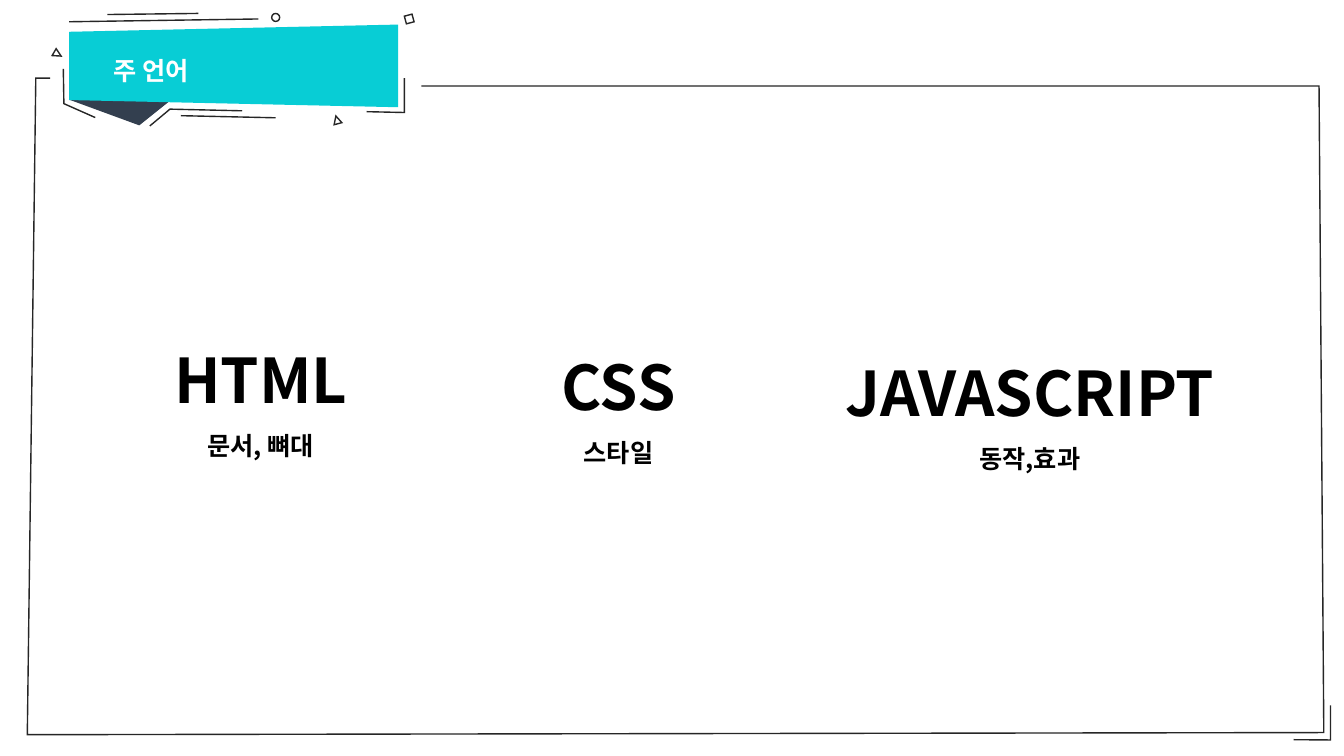
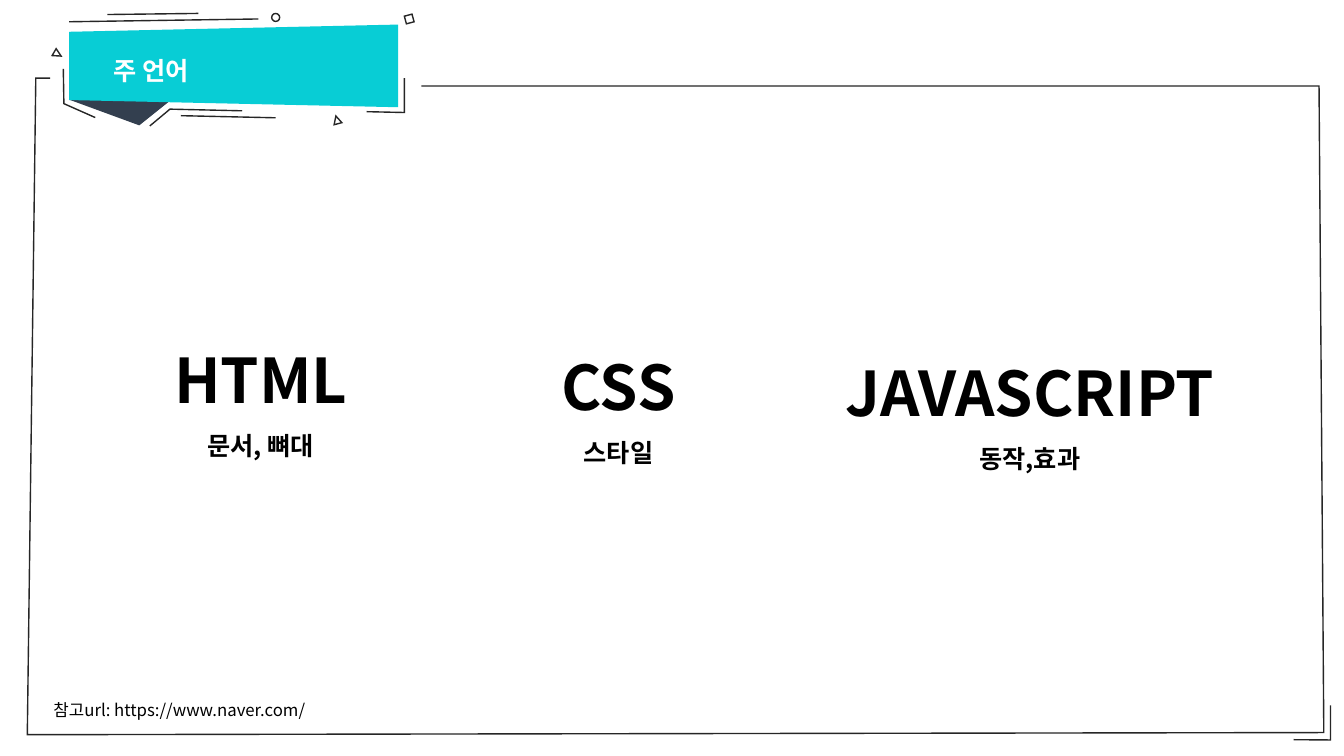
Before and after one commit to sumn-2020/lecture, a slide deck: slide 3 of 강의자료.pptx. Drawn at 1344x756 pixels with LibreOffice and Linux fonts; fonts in the diff are those of the drawing. Boxes give left, top, right and bottom in pixels: in the first picture for what was removed or moved away, otherwise in the second. Text is boxed around its words. In the diff, an @@ line names an element or a change of style, - is before the commit and + after.

```diff
--- a/강의자료.pptx
+++ b/강의자료.pptx
@@ text added at [53, 702, 305, 720], 12 pt, text #000000 @@
+참고url: https://www.naver.com/
```
Also in this commit, not shown: 16 other slides changed, 1 slide added, 3 slides removed, 2 other files.
